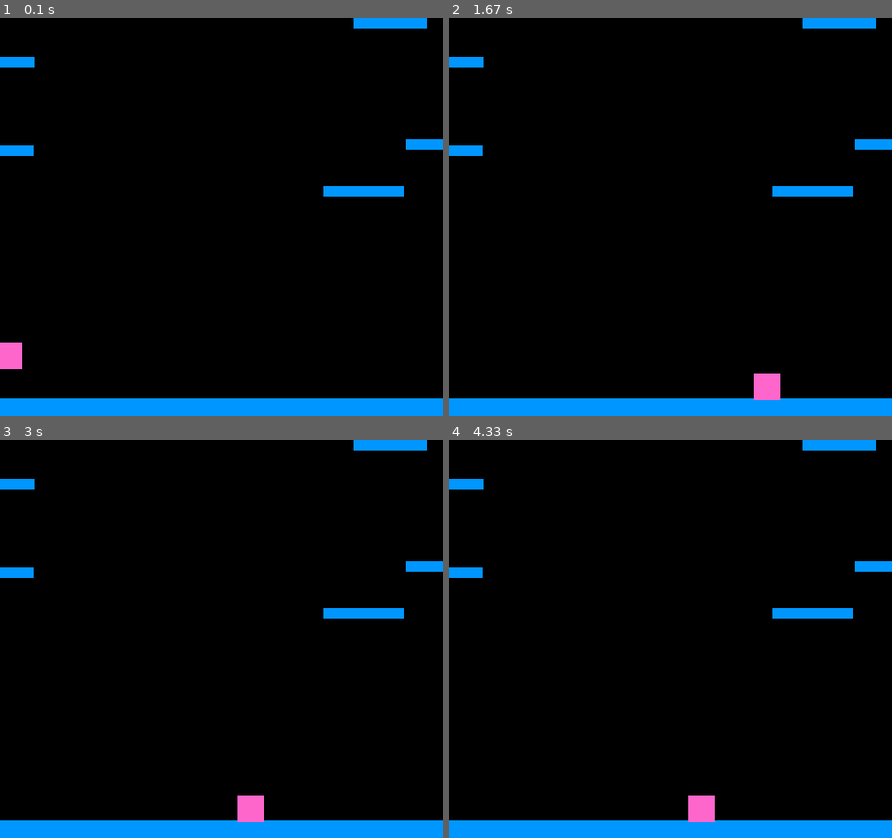
Above: before the commit, frames 1-4 (two rows, left to right).
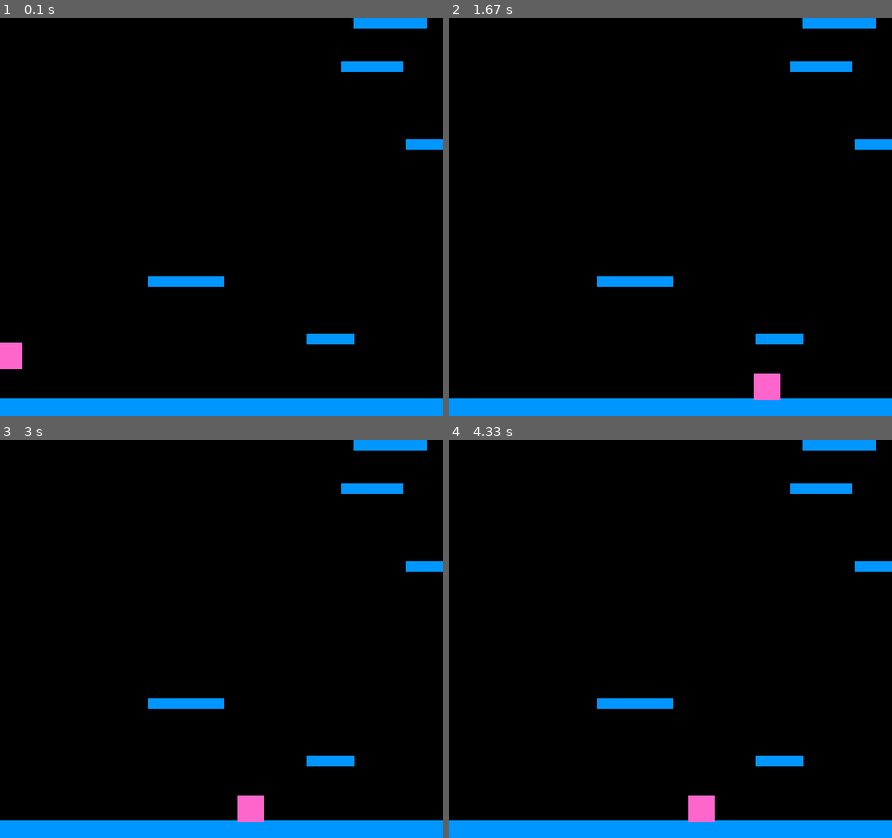
Above: after the commit, the same moments.

Repository: HoleForYou/Jumping-Game-in-PyGame
Game: pygame game, started from september1.py
The game is run twice, just before and just after one commit, with the same random seed, the same clock (stepped at 60 frames per second) and the same inputs.
Inputs:
- Up to frame 1 (0.1 s): no input
- Up to frame 2 (1.67 s): hold Right 0.33-0.8 s; hold Right 0.83-1.3 s; hold Left from 1.33 s (still down)
- Up to frame 3 (3 s): release Left at 1.87 s; hold Left 1.9-2.3 s; hold Right 2.33-2.97 s
- Up to frame 4 (4.33 s): tap Space at 3 s; hold Left 3.33-3.8 s; hold Right 3.83-4.3 s

The runs differ from the first frame. In frame 1, 2.0% of the frame differs, in the area x 0-92%, y 9-82%; in frame 2, 2.0%; in frame 3, 2.0%; in frame 4, 2.0%.

Commit message:
improved platform generation
before the platforms were generating very close to each other. Now that is fixed and now they are generating nicely.

Diff:
--- a/september1.py
+++ b/september1.py
@@ -99,12 +99,28 @@
 # Randomly generating platforms on screen to make the game infiniteb
 
 
+def check(platform, groupies):
+    if py.sprite.spritecollideany(platform, groupies):
+        return True
+    else:
+        for entity in groupies:
+            if entity == platform:
+                continue
+            if (abs(platform.rect.top - entity.rect.bottom) < 50) and (abs(platform.rect.bottom - entity.rect.top) < 50):
+                return True
+            C = False
+
+
 def plat_gen():
-    while len(platforms) < 7:
-        plat_gen_width = random.randrange(50, width)
+    while len(platforms) < 6:
+        plat_gen_width = random.randrange(50, 100)
         p = platform()
-        p.rect.center = (random.randrange(0, plat_gen_width),
-                         random.randrange(-50, 0))
+        C = True
+        while C:
+            p = platform()
+            p.rect.center = (random.randrange(0, width - plat_gen_width),
+                             random.randrange(-50, 0))
+            C = check(p, platforms)
         platforms.add(p)
         all_sprites.add(p)
 
@@ -128,7 +144,11 @@
 
 # Random platform generating code in the beginning of the game
 for x in range(random.randint(5, 6)):
+    C = True
     pl = platform()
+    while C:
+        pl = platform()
+        C = check(pl, platforms)
     platforms.add(pl)
     all_sprites.add(pl)
     print("hello pygame")
